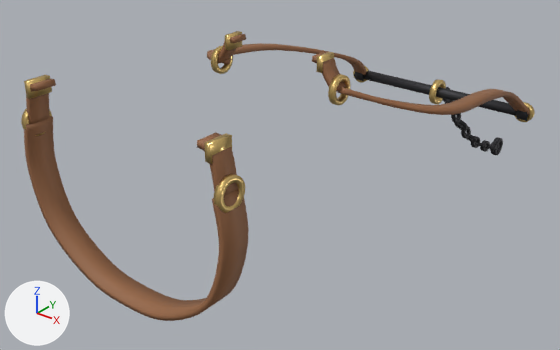
Renders of the FBX model GunPowdered-Unity/Assets/GunPowdered_Art/Models/Harness/Harness.fbx from each side of a commit.
One viewpoint serves both versions: a 50 mm lens placed at (1.86, -1.17, 2.51), pointed at (-0.32, 1.55, 0.82). Lighting does not change. The marker at lower left points along +X, +Y and +Z. The first picture is the older version. Where no turn or scale is listed for an object, it has been applied to the vertices.

Objects in the first picture: 'harness_brass', 'harness_chain', 'harness_iron', 'harness_leather'.
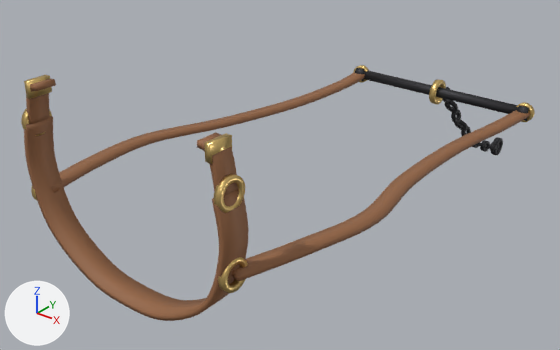
Changed parts and their boxes (x1, y1, x2, y2) in the pictures (560 x 350 px; the box of a moved part takes in the faces that stretch with it):
'harness_leather', reshaped (13% shorter): before (24, 34, 529, 321); after (24, 72, 530, 321)
'harness_brass', reshaped (25% taller): before (21, 31, 535, 213); after (21, 65, 535, 293)
part 1 of me_harness_brass, moved or reshaped (mostly hidden afterwards): before (211, 46, 233, 74); after (31, 186, 37, 200)
part 2 of me_harness_brass, moved or reshaped: before (328, 74, 351, 105); after (218, 257, 248, 293)
part 3 of me_harness_brass, deleted: before (225, 31, 242, 50)
part 4 of me_harness_brass, deleted: before (316, 52, 334, 73)
part 5 of me_harness_leather, deleted: before (218, 34, 246, 64)
part 6 of me_harness_leather, deleted (brown): before (312, 52, 346, 92)
part 7 of me_harness_leather, moved or reshaped: before (207, 43, 367, 75); after (51, 72, 365, 193)
part 8 of me_harness_leather, moved or reshaped: before (337, 87, 529, 115); after (231, 110, 530, 282)

Diff of the bpy script that builds the scene:
```diff
--- a/GunPowdered-Unity/Assets/GunPowdered_Art/Models/Harness/Harness.fbx.py
+++ b/GunPowdered-Unity/Assets/GunPowdered_Art/Models/Harness/Harness.fbx.py
@@ me_harness_leather @@
 # used by ob_harness_leather; location = (0.0, 0.0, 0.0)
-me_harness_leather.from_pydata(...)  # 580 vertices, 566 faces; spans x -0.64..0.64, y 0.28..2.56, z 0.88..1.64
+me_harness_leather.from_pydata(...)  # 564 vertices, 554 faces; spans x -0.62..0.62, y 0.28..2.55, z 0.88..1.62
+# me_harness_leather part 5: the loose piece of 52 vertices spanning x -0.31..-0.19, y 1.11..1.18, z 1.51..1.64 is deleted
+# me_harness_leather part 6: the loose piece of 52 vertices spanning x 0.19..0.31, y 1.11..1.18, z 1.51..1.64 is deleted
+# me_harness_leather part 7: 101 vertices removed from x -0.64..-0.28, y 1.11..2.56, z 1.05..1.54; 145 vertices added at x -0.62..-0.42, y 0.32..2.55, z 1.04..1.19
+# me_harness_leather part 8: 101 vertices removed from x 0.28..0.64, y 1.11..2.56, z 1.05..1.54; 145 vertices added at x 0.42..0.62, y 0.32..2.55, z 1.04..1.19
 me_harness_leather.materials.append(mat_harness_leather)
@@ me_harness_brass @@
 # used by ob_harness_brass; location = (0.0, 0.0, 0.0)
-me_harness_brass.from_pydata(...)  # 592 vertices, 584 faces; spans x -0.55..0.55, y 0.27..2.62, z 0.98..1.64
+me_harness_brass.from_pydata(...)  # 576 vertices, 572 faces; spans x -0.55..0.55, y 0.27..2.62, z 0.98..1.62
+# me_harness_brass part 1: the loose piece of 80 vertices spanning x -0.31..-0.29, y 1.08..1.2, z 1.46..1.58 is moved by (-0.17, -0.81, -0.34)
+# me_harness_brass part 2: the loose piece of 80 vertices spanning x 0.29..0.31, y 1.08..1.2, z 1.46..1.58 is moved by (0.17, -0.81, -0.34)
+# me_harness_brass part 3: the loose piece of 8 vertices spanning x -0.24..-0.22, y 1.1..1.18, z 1.58..1.64 is deleted
+# me_harness_brass part 4: the loose piece of 8 vertices spanning x 0.22..0.24, y 1.1..1.18, z 1.58..1.64 is deleted
 me_harness_brass.materials.append(mat_harness_brass)
```
